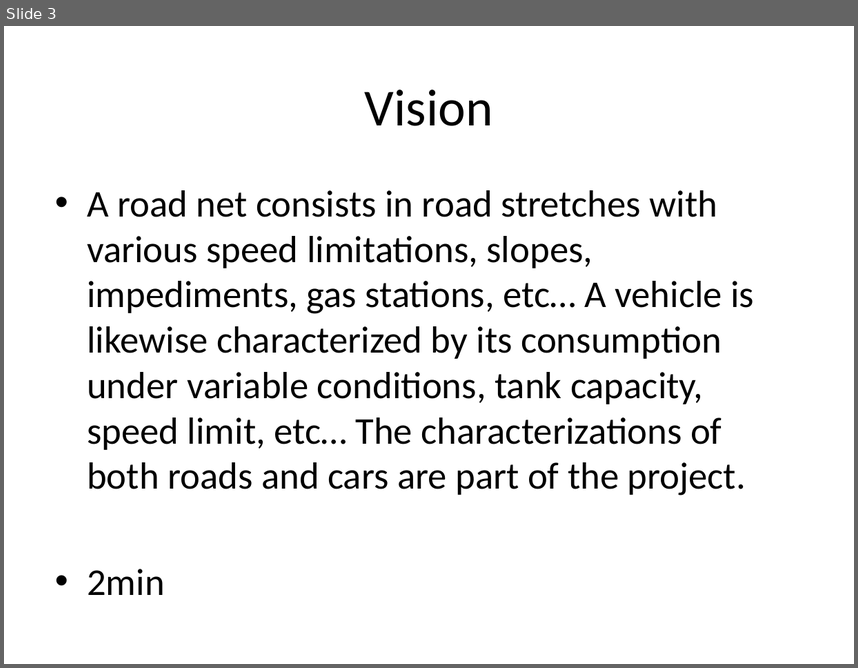
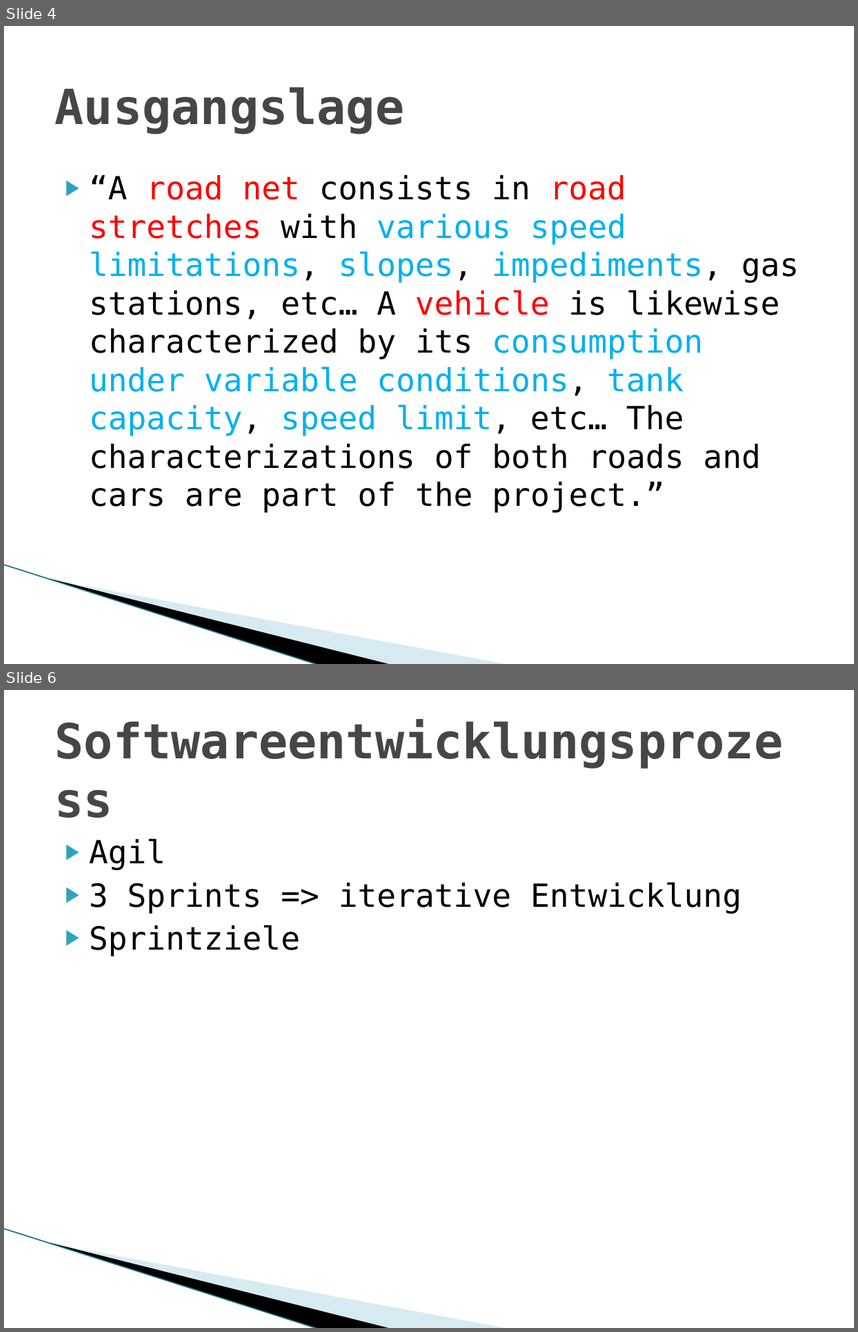
Before and after one commit to adrianbaertschi/TravelPlanner, a slide deck: doc/Travelplaner.pptx. Shown one above the other, each under a label of ours: slide 3 before the commit, slides 4 and 6 after it; the slides between them are not shown. The pictures are 858x668 and 858x1332 pixels, drawn with LibreOffice and Linux fonts; fonts in the diff are those of the drawing; background and template pictures are left out. Boxes give left, top, right and bottom in pixels: in the first picture for what was removed or moved away, otherwise in the second. Text is boxed around its words. In the diff, an @@ line names an element or a change of style, - is before the commit and + after.

```diff
--- a/doc/Travelplaner.pptx
+++ b/doc/Travelplaner.pptx
@@ slide 6 added at (x1=4, y1=690, x2=854, y2=1328), background #FFFFFF; not listed: 3 template elements that a slide beside it also shows @@
@@ title added at (x1=47, y1=716, x2=811, y2=822), 41 pt, text #464646, bold @@
+Softwareentwicklungsprozess
@@ text added at (x1=89, y1=838, x2=742, y2=956), 27 pt, text #000000 @@
+▶ Agil
+▶ 3 Sprints => iterative Entwicklung
+▶ Sprintziele
@@ what was slide 3 is now slide 4 @@
@@ slide 4 changed as well @@
@@ title at (x1=55, y1=87, x2=405, y2=134): text changed; size 44 to 41 pt; font Calibri to DejaVu Sans Mono; text colour #000000 to #464646; bold on @@
-Vision
+Ausgangslage
@@ text at (x1=89, y1=175, x2=799, y2=512): text changed; size 32 to 27 pt; font Calibri to DejaVu Sans Mono @@
-• A road net consists in road stretches with various speed limitations, slopes, impediments, gas stations, etc… A vehicle is likewise characterized by its consumption under variable conditions, tank capacity, speed limit, etc… The characterizations of both roads and cars are part of the project.
-• 2min
+▶ “A road net consists in road stretches with various speed limitations, slopes, impediments, gas stations, etc… A vehicle is likewise characterized by its consumption under variable conditions, tank capacity, speed limit, etc… The characterizations of both roads and cars are part of the project.”
@@ line added from (4, 564) to (319, 664), #97C5D8 0.95 pt @@
@@ freeform shape added at (x1=49, y1=578, x2=392, y2=664), fill #000000 @@
@@ freeform shape added at (x1=51, y1=579, x2=510, y2=664), fill #A0CBDC at 40% opacity @@
```
Also in this commit, not shown: 5 other slides changed, 3 other slides added, 3 slides removed, 2 other files.
